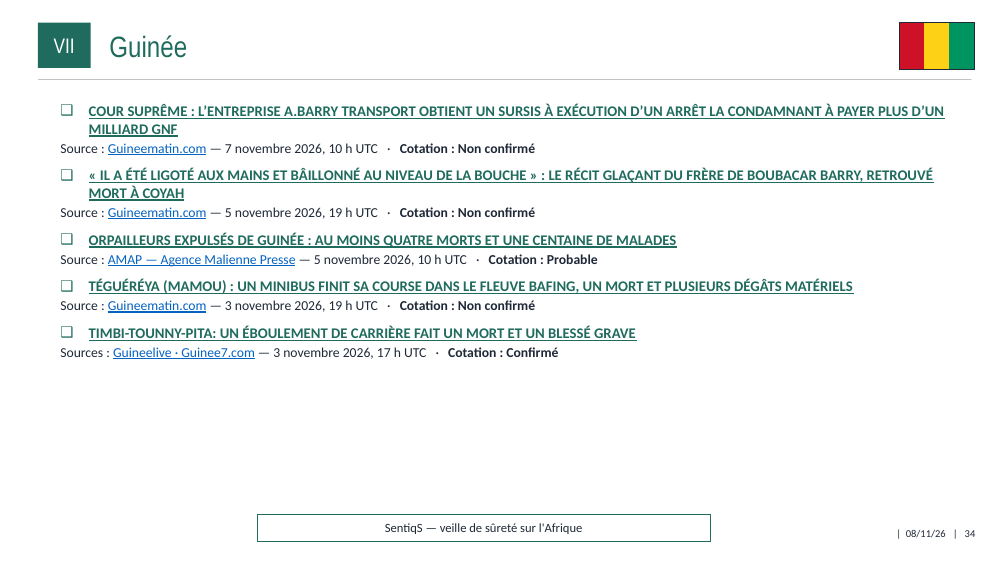
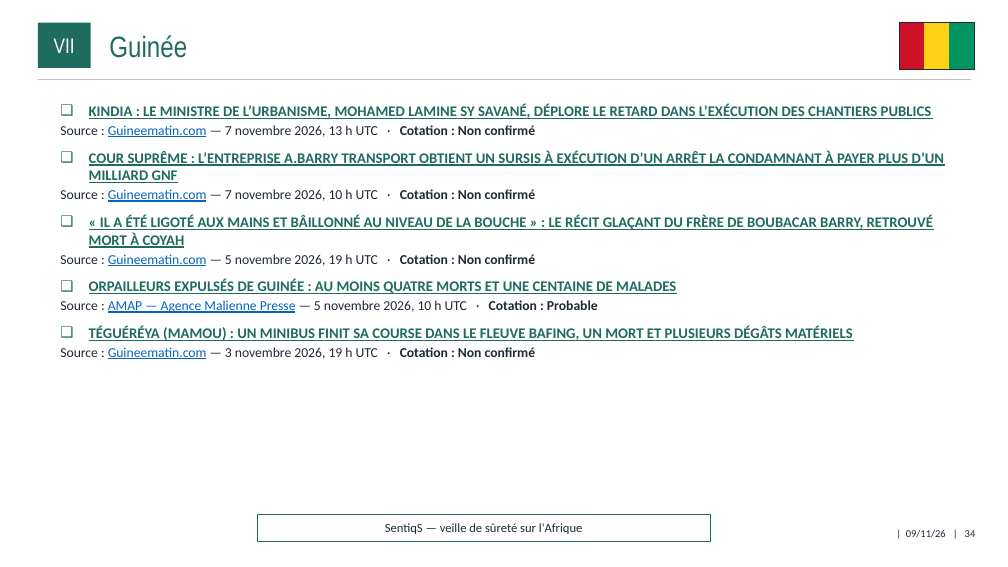
Before and after one commit to ytl1-ops/SentiqS, a slide deck: slide 34 of web/rapports/mensuel/dernier.pptx. Drawn at 1008x567 pixels with LibreOffice and Linux fonts; fonts in the diff are those of the drawing. Boxes give left, top, right and bottom in pixels: in the first picture for what was removed or moved away, otherwise in the second. Text is boxed around its words. In the diff, an @@ line names an element or a change of style, - is before the commit and + after.

```diff
--- a/web/rapports/mensuel/dernier.pptx
+++ b/web/rapports/mensuel/dernier.pptx
@@ text at (60,104,932,137): paragraphs added @@
+❑ KINDIA : LE MINISTRE DE L’URBANISME, MOHAMED LAMINE SY SAVANÉ, DÉPLORE LE RETARD DANS L’EXÉCUTION DES CHANTIERS PUBLICS
+  ▪ Source : Guineematin.com — 7 novembre 2026, 13 h UTC · Cotation : Non confirmé
@@ text at (60,326,636,359): paragraphs removed @@
-❑ TIMBI-TOUNNY-PITA: UN ÉBOULEMENT DE CARRIÈRE FAIT UN MORT ET UN BLESSÉ GRAVE
-  ▪ Sources : Guineelive · Guinee7.com — 3 novembre 2026, 17 h UTC · Cotation : Confirmé
```
Also in this commit, not shown: 40 other slides changed, 10 other files.
